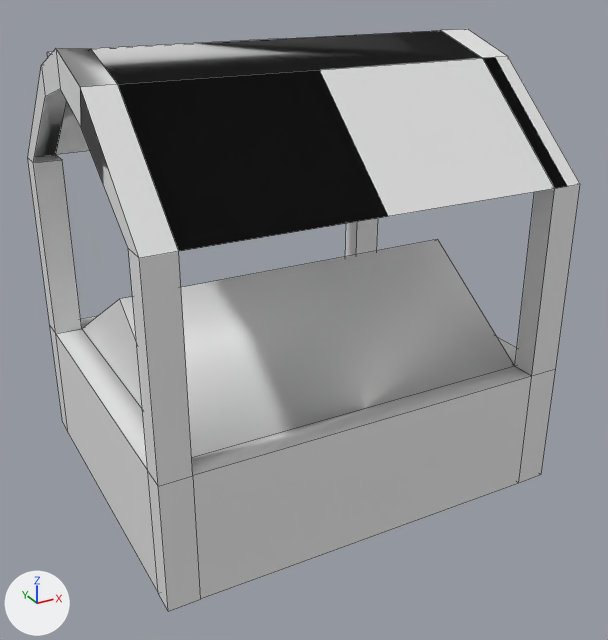
Two versions of the FBX model COMP2007 Main Assignment/Assets/Models/marketPlaceStall.fbx, one commit apart.
One viewpoint serves both versions: a camera (50 mm lens) standing at (-5.97, -11.38, 7.11) and looking at (0.05, -0.45, 1.64). Arrows for +X, +Y and +Z are at lower left; the lights stay in place. Mesh edges are drawn as thin lines. Where no turn or scale is listed for an object, it has been applied to the vertices.
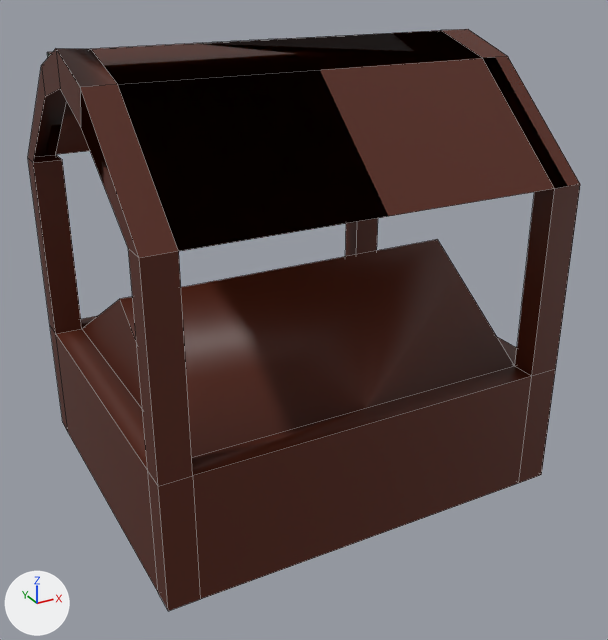
Diff of the bpy script that builds the scene:
```diff
--- a/COMP2007 Main Assignment/Assets/Models/marketPlaceStall.fbx.py
+++ b/COMP2007 Main Assignment/Assets/Models/marketPlaceStall.fbx.py
@@ img_stall_png @@
+img_stall_png = load_image('stall.png', '../Textures/stall.png', 1024, 1024, 'sRGB')
@@ mat_material @@
+mat_material = principled_material('Material')
+mat_material.texture = img_stall_png
@@ me_cube_001 @@
 me_cube_001.from_pydata(...)  # 73 vertices, 72 faces; spans x -3.33..3.32, y -2.8..2.8, z -1.0..5.96
+me_cube_001.materials.append(mat_material)  # picture img_stall_png
```

Pixel boxes (x1, y1, x2, y2) of what changed, in the pictures (608 x 640 px):
'Cube', recoloured: (28, 29, 580, 611) in both
